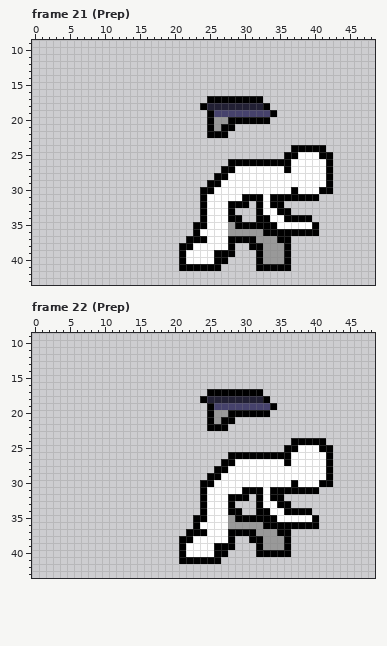
Pixel-art file, stored at shoot/Sprites/Wrestler/Wrestler.aseprite. That is the earlier state.
64x64 pixels, 63 frames. Shown: frame 21 (Prep): x 0..48, y 9..43; frame 22 (Prep): x 0..48, y 9..43. The commit also changed other frames, which this record leaves out.
New version:
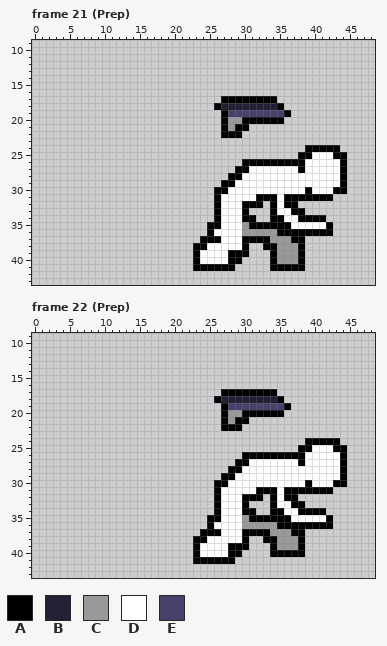
Palette (. is transparent): A #000000  B #222034  C #999999  D #ffffff  E #46426c
The edit:
Changed rows in their new state; - is an unchanged pixel.
Frame 21 (Prep), layer "Layer":
first column x 21:
17 ----..------AA----------
18 ---..A------BBA---------
19 ----..A------EEA--------
20 ----..ACC----AA---------
21 ----..-CAA--------------
22 ----..-AA---------------
24 ----------------..---AA-
25 ---------------..AA-DDAA
26 -------..-------AA---DDA
27 ------..AA-----D-A---DDA
28 -----..AA------------DDA
29 ----..AA-------------DDA
30 ---..AA---------D-A-DDAA
31 ---..A---DD-A-D-----AA--
32 ---..A-DD-A-.-DAA-------
33 ---..A-DDA-..ADDAA------
34 ---..A-DDAA..AADD--AA---
35 --..AA-DDC----AA---DDA--
36 --..A--DD---CC------AA--
37 -..-AA-DD--AA-CCAA------
38 ..AA---DDA..AA-CCA------
39 ..A--DD-AA-..A-CCA------
40 ..A--DDAA--..A-CCA------
41 ..----AA---..---AA------
Frame 22 (Prep), layer "Layer":
first column x 21:
17 ----..------AA----------
18 ---..A------BBA---------
19 ----..A------EEA--------
20 ----..ACC----AA---------
21 ----..-CAA--------------
22 ----..-AA---------------
24 ----------------..---AA-
25 ---------------..AA-DDAA
26 -------..-------AA---DDA
27 ------..AA-----D-A---DDA
28 -----..AA------------DDA
29 ----..AA-------------DDA
30 ---..AA---------D-A-DDAA
31 ---..A---DD-A-D-----AA--
32 ---..A-DD-A-.-DAA-------
33 ---..A-DDA-..ADDAA------
34 ---..A-DDAA..AADD--AA---
35 --..AA-DDC----AA---DDA--
36 --..A--DD---CC------AA--
37 -..-AA-DD--AA-CCAA------
38 ..AA---DDA..AA-CCA------
39 ..A--DD-AA-..A-CCA------
40 ..A--DDAA--..---AA------
41 ..----AA----------------
